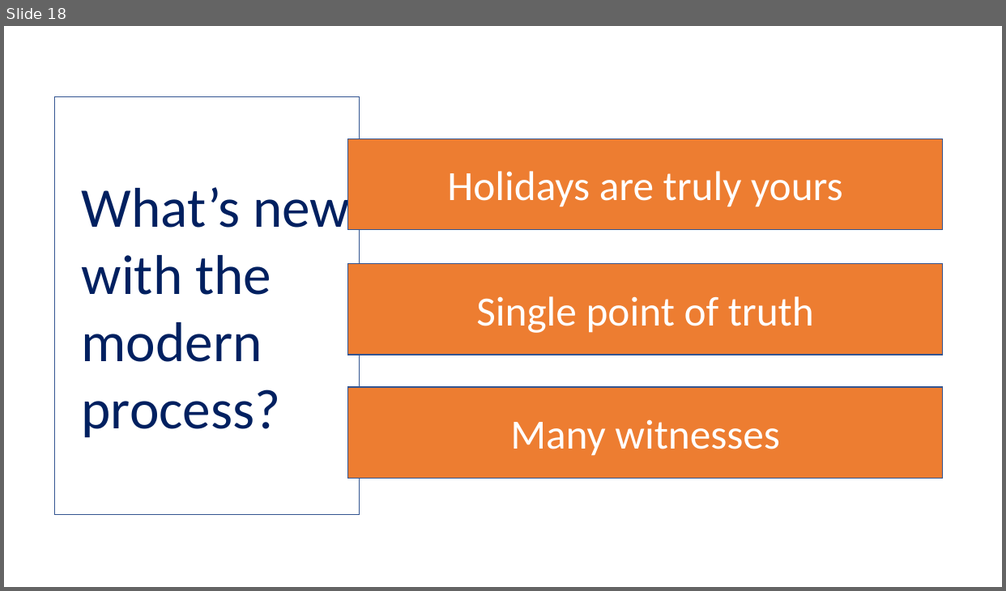
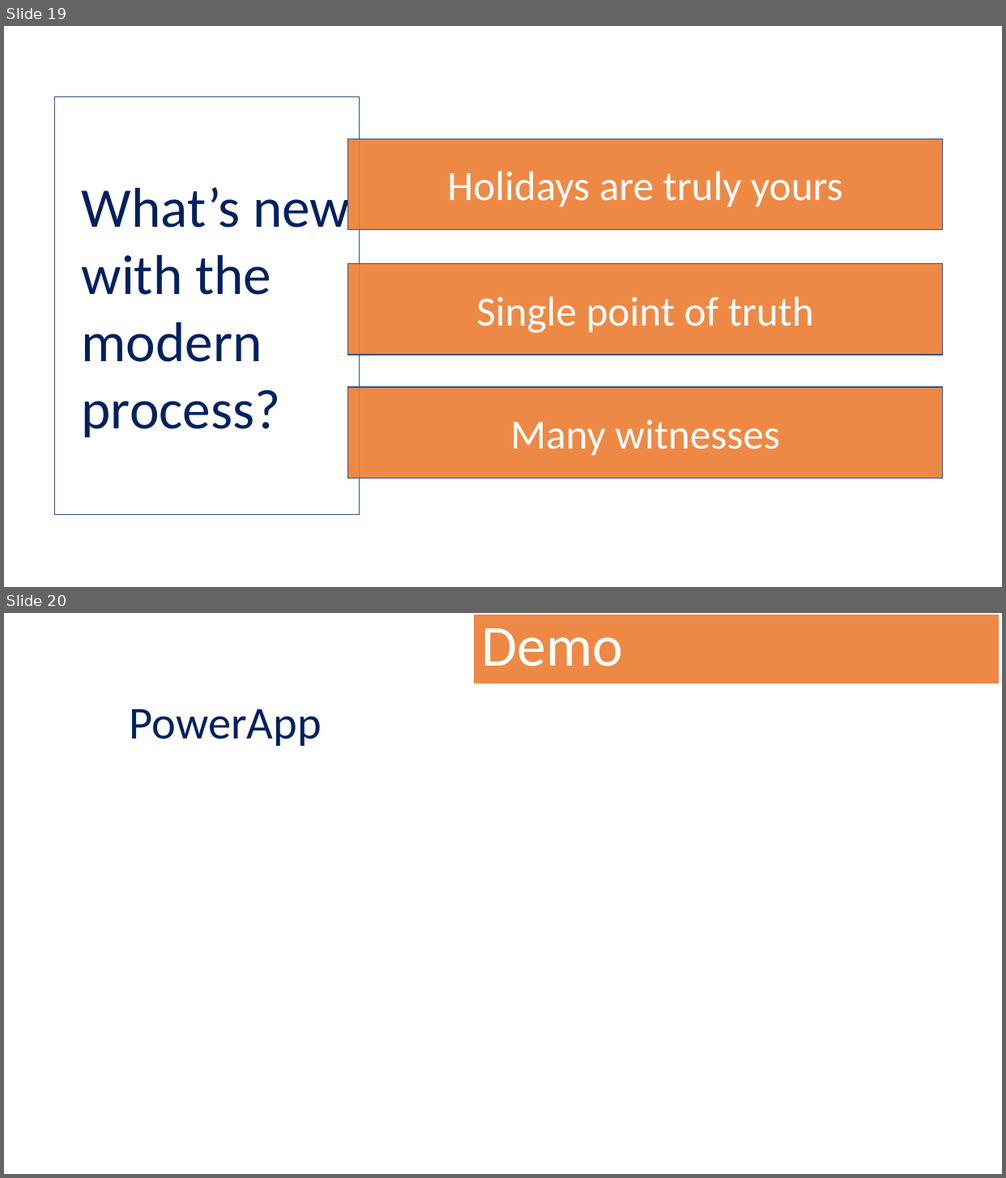
Before and after one commit to Blocks365/blockchain-vacation, a slide deck: ethereum/media/March 2020 presentation.pptx. Shown one above the other, each under a label of ours: slide 18 before the commit, slides 19 and 20 after it. The pictures are 1006x591 and 1006x1178 pixels, drawn with LibreOffice and Linux fonts; fonts in the diff are those of the drawing; background and template pictures are left out. Boxes give left, top, right and bottom in pixels: in the first picture for what was removed or moved away, otherwise in the second. Text is boxed around its words. In the diff, an @@ line names an element or a change of style, - is before the commit and + after.

```diff
--- a/ethereum/media/March 2020 presentation.pptx
+++ b/ethereum/media/March 2020 presentation.pptx
@@ slide 20 added at (x1=4, y1=613, x2=1002, y2=1174), background picture (left out) @@
@@ rectangle added at (x1=474, y1=615, x2=999, y2=683), fill #ED7D31 at 90% opacity, 55.8 pt, text #FFFFFF @@
+Demo
@@ rectangle added at (x1=102, y1=686, x2=1002, y2=1101), fill #FFFFFF at 90% opacity @@
@@ title added at (x1=130, y1=709, x2=322, y2=746), 44 pt, text #002060 @@
+PowerApp
@@ what was slide 18 is now slide 19 @@
@@ slide 19 changed as well @@
@@ rectangle "What’s new with the modern ..." at (x1=55, y1=97, x2=360, y2=515): fill #FFFFFF to #FFFFFF at 90% opacity @@
@@ fill #ED7D31 to #ED7D31 at 90% opacity in 3 elements at (x1=348, y1=139, x2=943, y2=230), (x1=348, y1=264, x2=943, y2=356), (x1=348, y1=387, x2=943, y2=479) @@
```
Also in this commit, not shown: 21 other slides changed, 8 other slides added, 2 slides removed, 1 other file.
